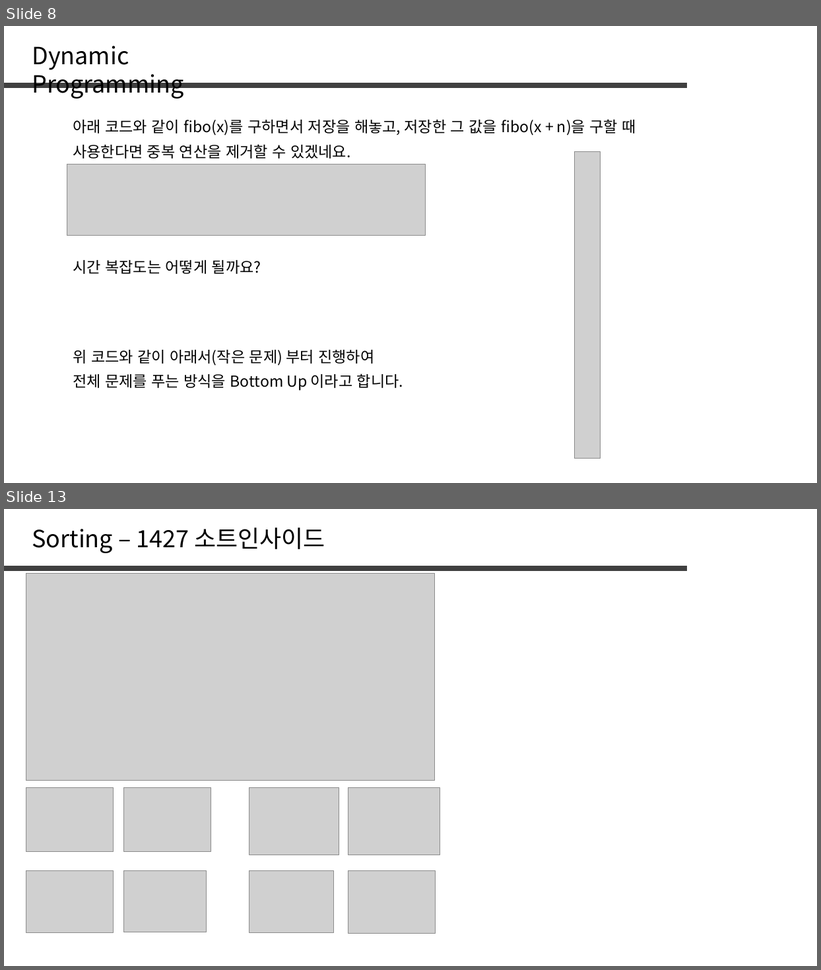
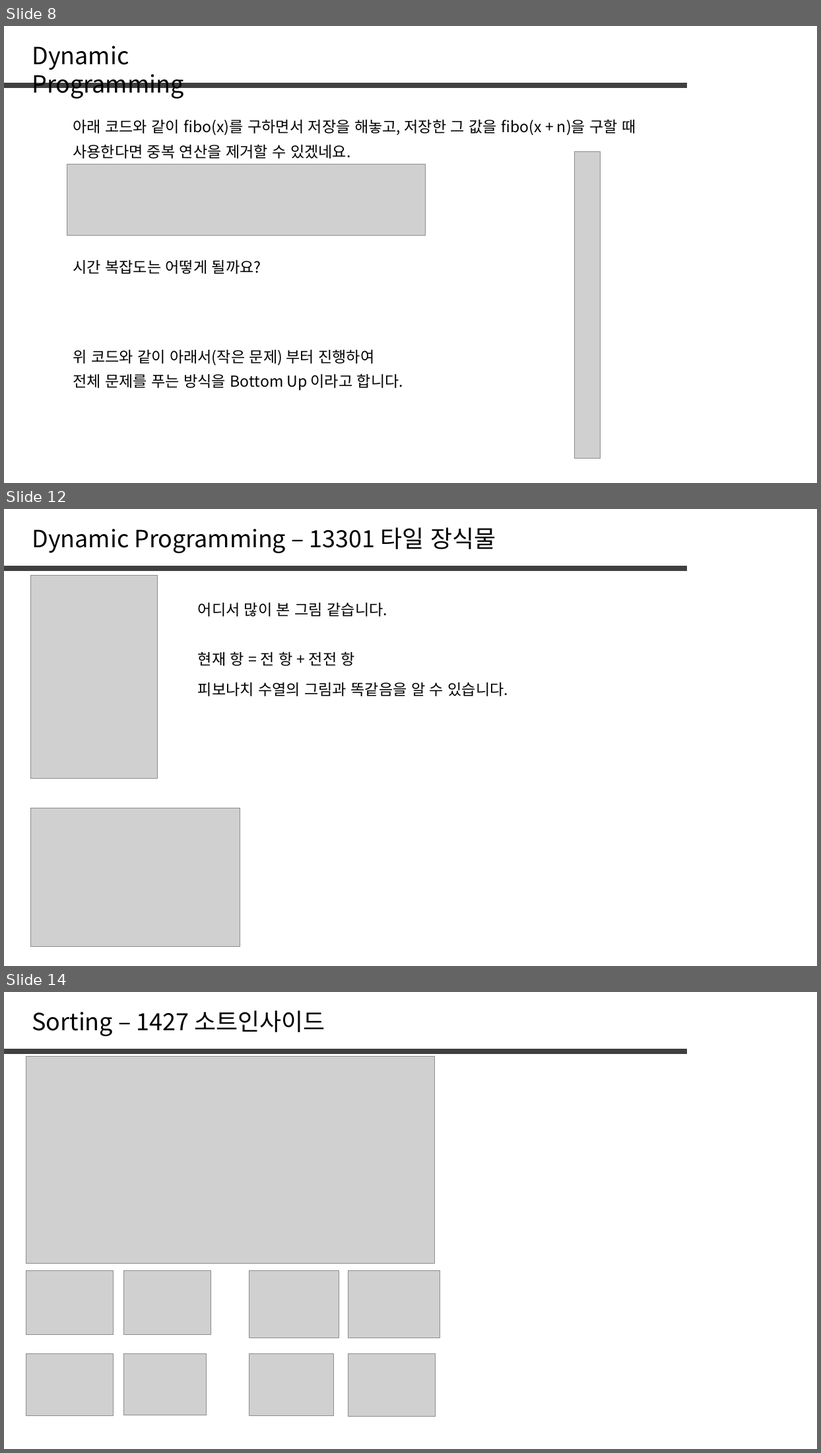
Before and after one commit to jaehoo1/PS-study, a slide deck: study/5_Dynamic Programming.pptx. Shown one above the other, each under a label of ours: slides 8 and 13 before the commit, slides 8, 12 and 14 after it; the slides between them are not shown. The pictures are 821x970 and 821x1453 pixels, drawn with LibreOffice and Linux fonts; fonts in the diff are those of the drawing; grey boxes stand for pictures. Boxes give left, top, right and bottom in pixels: in the first picture for what was removed or moved away, otherwise in the second. Text is boxed around its words. In the diff, an @@ line names an element or a change of style, - is before the commit and + after.

```diff
--- a/study/5_Dynamic Programming.pptx
+++ b/study/5_Dynamic Programming.pptx
@@ slide 12 added at [4, 509, 817, 966], background #FFFFFF @@
@@ text added at [32, 527, 496, 553], 28 pt, text #000000 @@
+Dynamic Programming – 13301 타일 장식물
@@ line added from (4, 568) to (687, 568), #404040 6 pt @@
@@ picture added at [30, 575, 157, 779] @@
@@ text added at [198, 603, 387, 617], 18 pt, text #000000 @@
+어디서 많이 본 그림 같습니다.
@@ text added at [198, 652, 355, 666], 18 pt, text #000000 @@
+현재 항 = 전 항 + 전전 항
@@ text added at [198, 683, 508, 696], 18 pt, text #000000 @@
+피보나치 수열의 그림과 똑같음을 알 수 있습니다.
@@ picture added at [30, 809, 240, 948] @@
@@ what was slide 13 is now slide 14 @@
```
Also in this commit, not shown: 2 slides changed, 3 other slides added, 3 slides removed.
